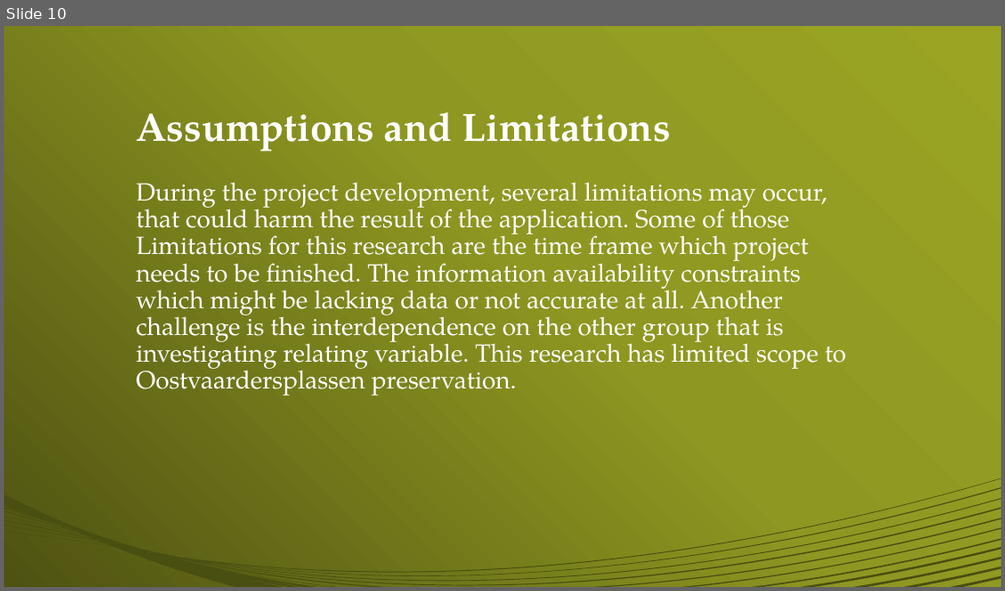
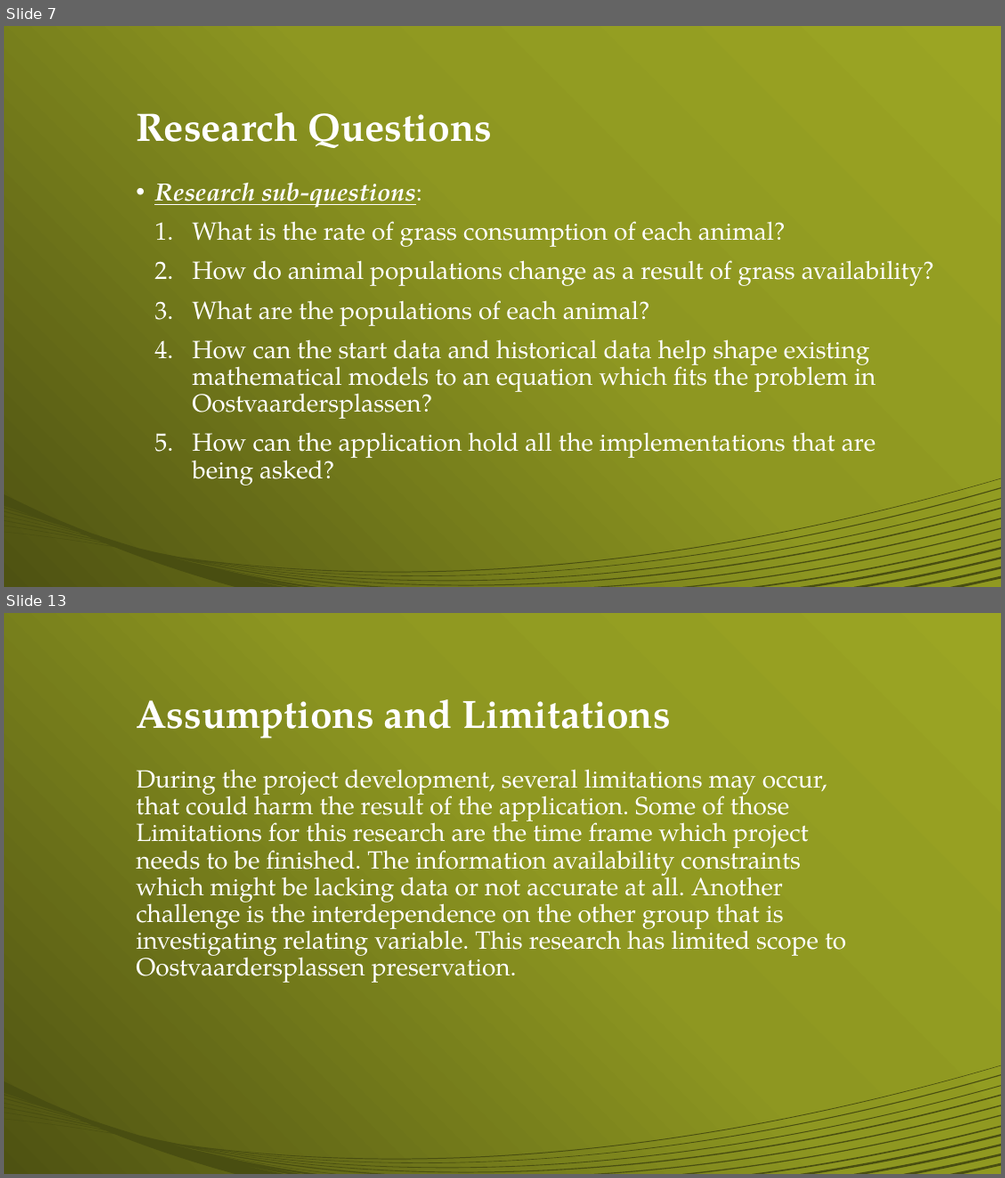
Before and after one commit to swatarianess/Project-App-Development, a slide deck: Presentation/AppPresentation.pptx. Shown one above the other, each under a label of ours: slide 10 before the commit, slides 7 and 13 after it; the slides between them are not shown. The pictures are 1005x591 and 1005x1178 pixels, drawn with LibreOffice and Linux fonts; fonts in the diff are those of the drawing. Boxes give left, top, right and bottom in pixels: in the first picture for what was removed or moved away, otherwise in the second. Text is boxed around its words. In the diff, an @@ line names an element or a change of style, - is before the commit and + after.

```diff
--- a/Presentation/AppPresentation.pptx
+++ b/Presentation/AppPresentation.pptx
@@ slide 7 added at box(4, 26, 1001, 587), background gradient #9DA625 to #8E9721 to #4E5312; not listed: 1 template element that a slide beside it also shows @@
@@ title added at box(136, 112, 492, 148), 38 pt, text #FFFFFF, bold @@
+Research Questions
@@ text added at box(154, 183, 934, 485), 24 pt, text #FFFFFF @@
+• Research sub-questions:
+  1. What is the rate of grass consumption of each animal?
+  2. How do animal populations change as a result of grass availability?
+  3. What are the populations of each animal?
+  4. How can the start data and historical data help shape existing mathematical models to an equation which fits the problem in Oostvaardersplassen?
+  5. How can the application hold all the implementations that are being asked?
@@ what was slide 10 is now slide 13 @@
```
Also in this commit, not shown: 7 slides changed, 3 other slides added, 1 slide removed, 1 other file.
